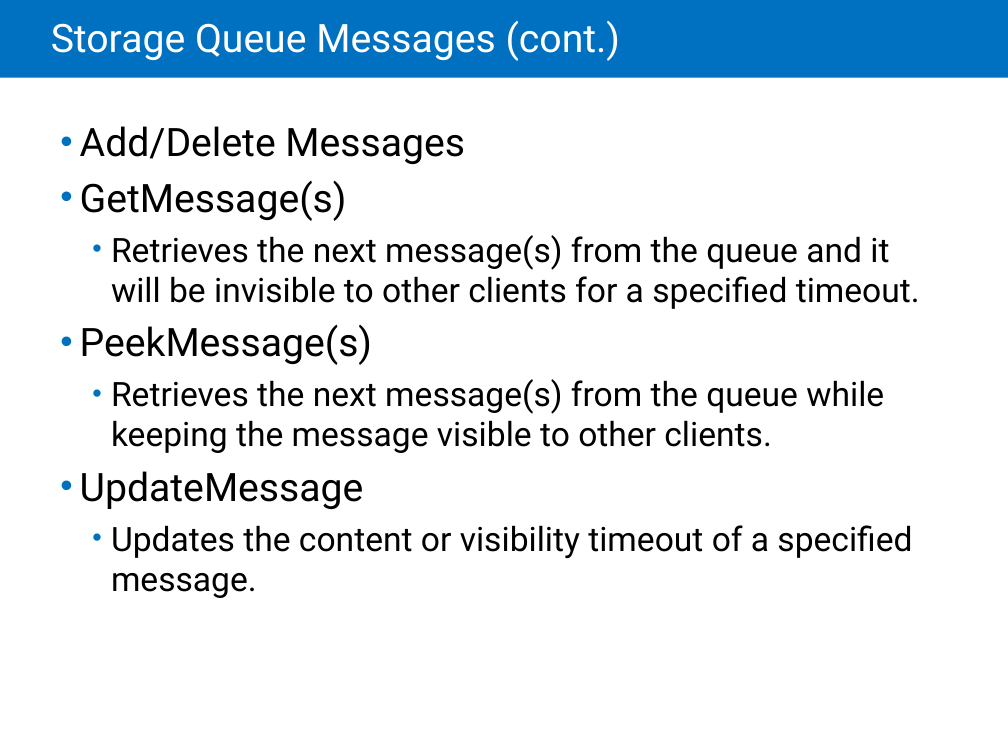
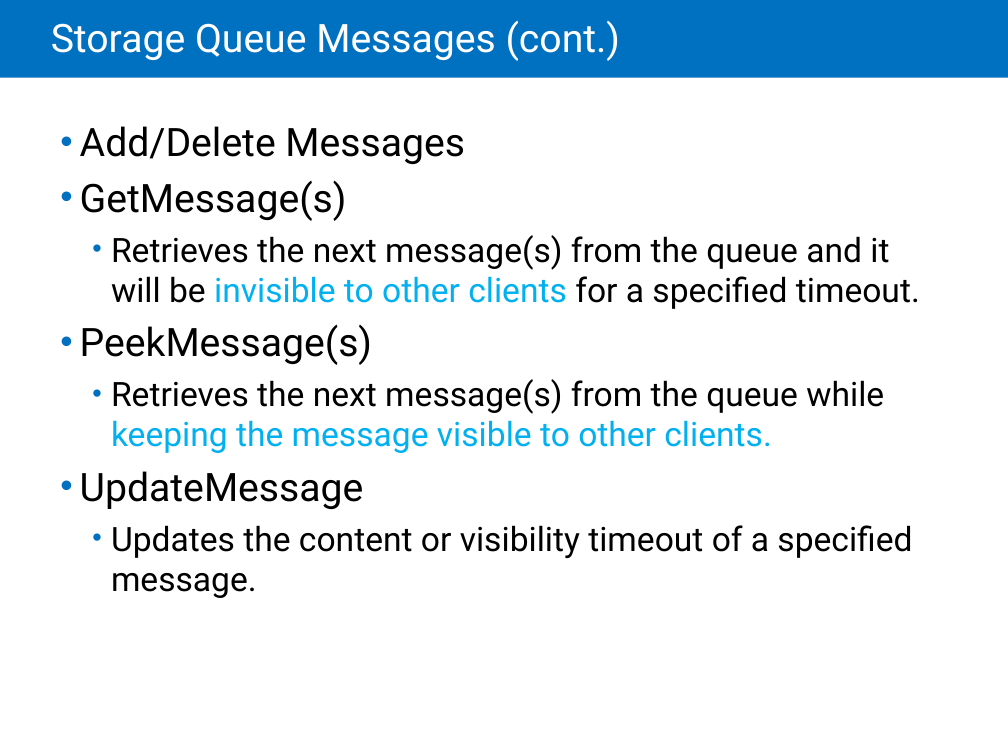
Before and after one commit to LarsKjeldsen/Kursus-az203, a slide deck: slide 8 of MOC/Module 08 Queues and Service Bus/20532C-08.pptx. Drawn at 1008x756 pixels with LibreOffice and Linux fonts; fonts in the diff are those of the drawing. Boxes give left, top, right and bottom in pixels: in the first picture for what was removed or moved away, otherwise in the second. Text is boxed around its words. In the diff, an @@ line names an element or a change of style, - is before the commit and + after.

```diff
--- a/MOC/Module 08 Queues and Service Bus/20532C-08.pptx
+++ b/MOC/Module 08 Queues and Service Bus/20532C-08.pptx
@@ text at <box>111,235,920,453</box>: text colour #000000 to #00B0F0 in "invisible to other clients", "keeping the message visible to other clients." @@
```
Also in this commit, not shown: 8 other slides changed.
